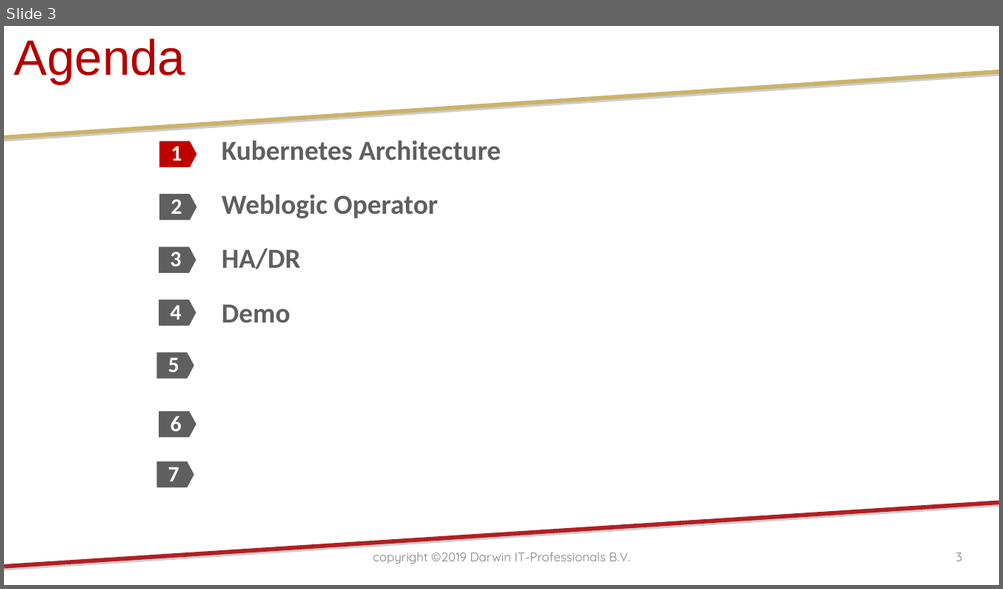
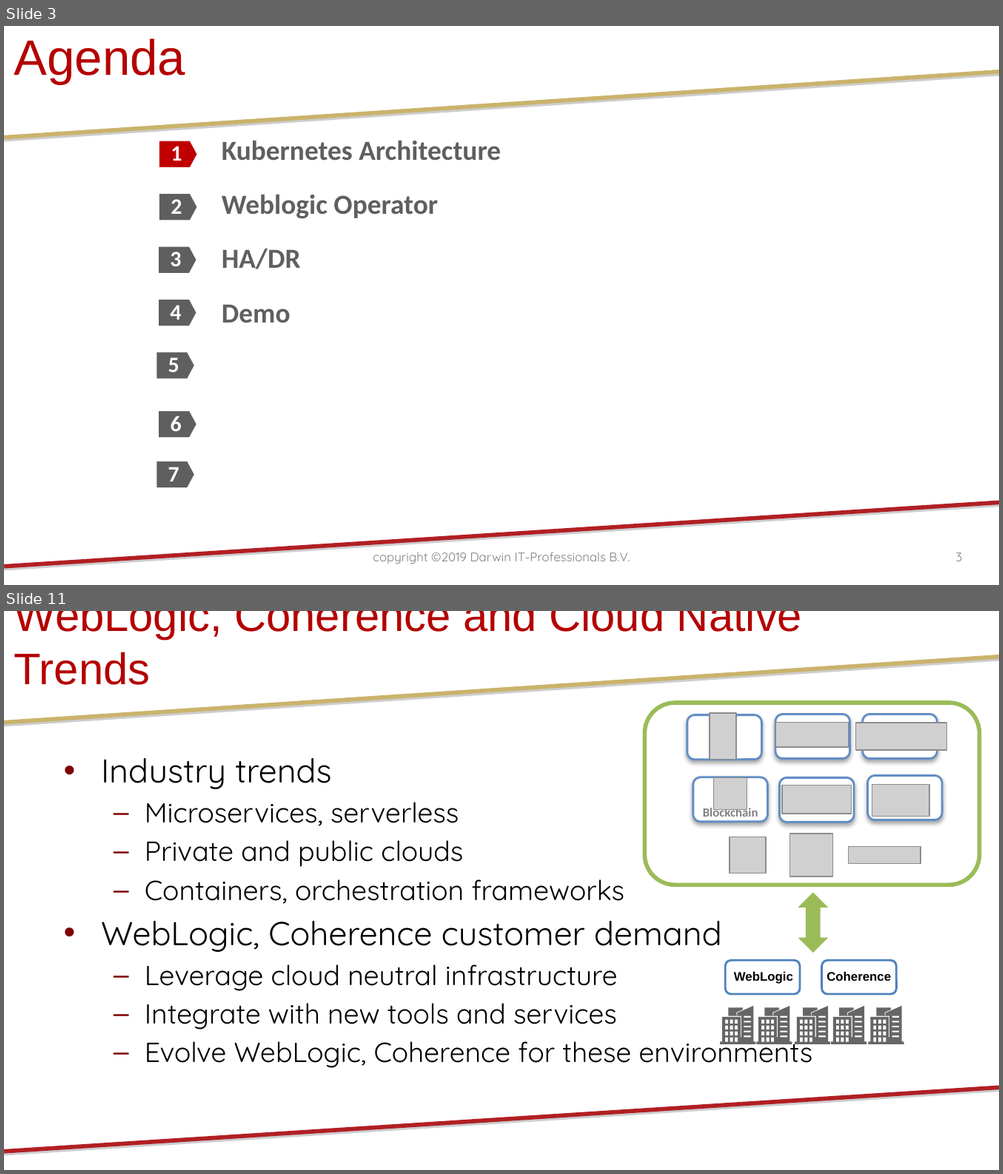
Before and after one commit to darwin-it/weblogic-operator-medrec-admin, a slide deck: doc/ppt/20191003-Kubernetes Managed Weblogic Revival.pptx. Shown one above the other, each under a label of ours: slide 3 before the commit, slides 3 and 11 after it; the slides between them are not shown. The pictures are 1003x589 and 1003x1174 pixels, drawn with LibreOffice and Linux fonts; fonts in the diff are those of the drawing; grey boxes stand for pictures; background and template pictures are left out. Boxes give left, top, right and bottom in pixels: in the first picture for what was removed or moved away, otherwise in the second. Text is boxed around its words. In the diff, an @@ line names an element or a change of style, - is before the commit and + after.

```diff
--- a/doc/ppt/20191003-Kubernetes Managed Weblogic Revival.pptx
+++ b/doc/ppt/20191003-Kubernetes Managed Weblogic Revival.pptx
@@ slide 11 added at [4,611,999,1170], background #FFFFFF; not listed: 2 template elements that a slide beside it also shows @@
@@ title added at [14,611,802,685], 32 pt, text #B40000 @@
+WebLogic, Coherence and Cloud Native Trends
@@ rounded rectangle added at [645,703,979,885], outline #9BBB59 3 pt @@
@@ group added at [687,713,946,760]: 3 rounded rectangles, 3 pictures @@
@@ text added at [101,758,813,1068], 20 pt, text #000000 @@
+• Industry trends
+  – Microservices, serverless
+  – Private and public clouds
+  – Containers, orchestration frameworks
+• WebLogic, Coherence customer demand
+  – Leverage cloud neutral infrastructure
+  – Integrate with new tools and services
+  – Evolve WebLogic, Coherence for these environments
@@ group added at [693,776,942,823]: 3 rounded rectangles, 3 pictures @@
+Blockchain
@@ picture added at [729,837,765,872] @@
@@ picture added at [790,834,833,877] @@
@@ picture added at [848,847,920,863] @@
@@ group added at [720,894,904,1045]: 5 freeform shapes, 2 rounded rectangles, 2 texts, 1 left right arrow @@
+WebLogic
+Coherence
```
Also in this commit, not shown: 4 slides changed, 46 other slides added, 1 other file.
